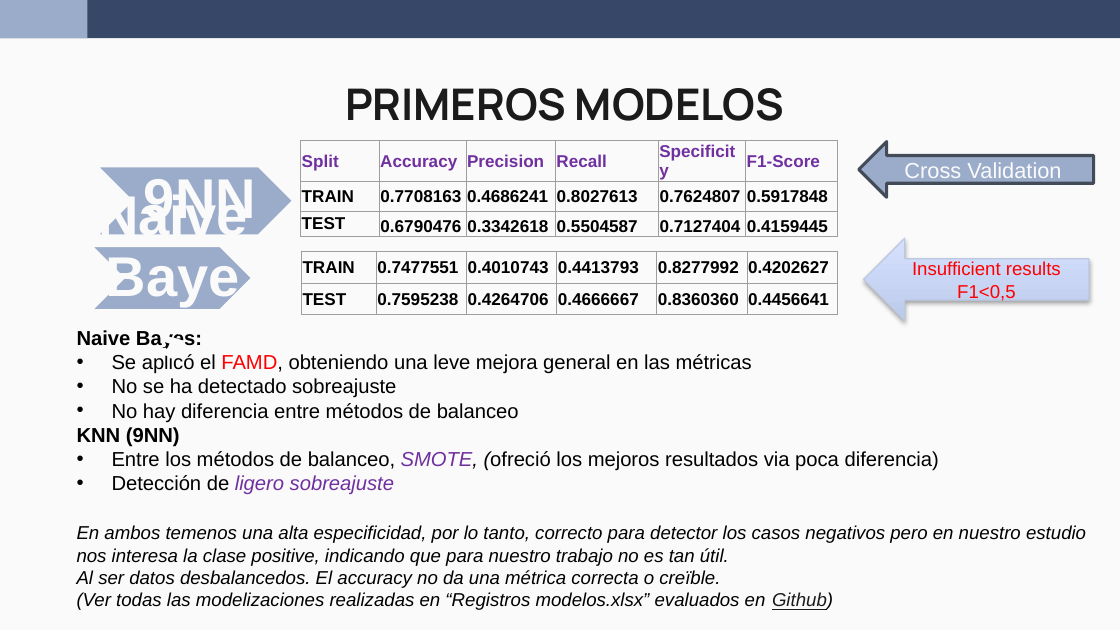
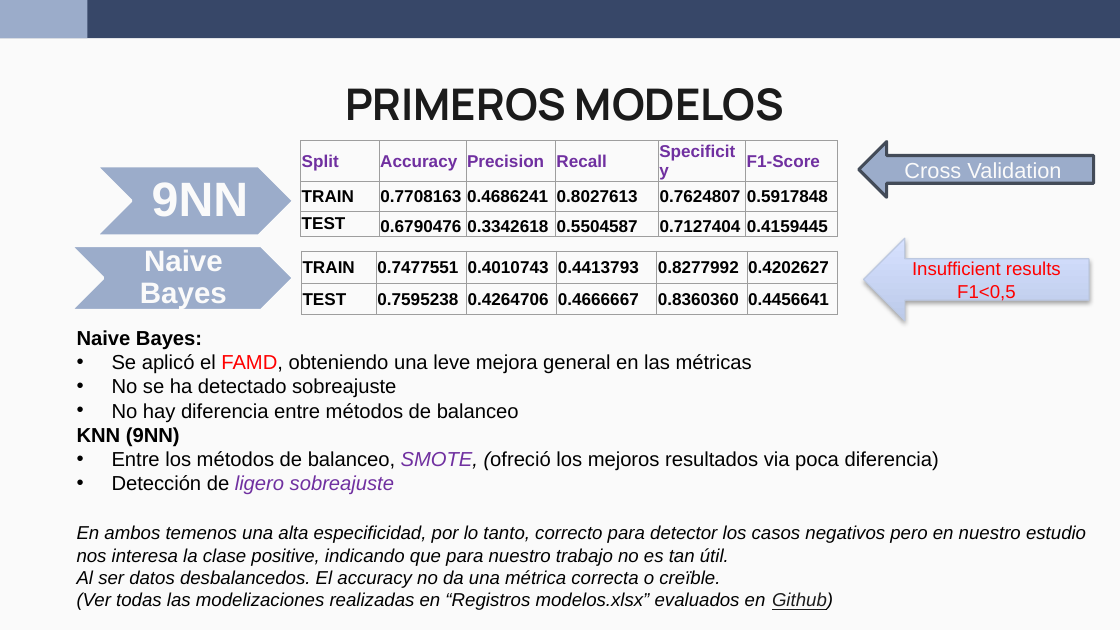
Before and after one commit to wen2111/Mineria, a slide deck: slide 11 of Entrega_2/00.REPORTE/Reporte_Grupo5.pptx. Drawn at 1120x630 pixels with LibreOffice and Linux fonts; fonts in the diff are those of the drawing. Boxes give left, top, right and bottom in pixels: in the first picture for what was removed or moved away, otherwise in the second. Text is boxed around its words. In the diff, an @@ line names an element or a change of style, - is before the commit and + after.

```diff
--- a/Entrega_2/00.REPORTE/Reporte_Grupo5.pptx
+++ b/Entrega_2/00.REPORTE/Reporte_Grupo5.pptx
@@ text "9NN" moved from (x1=144, y1=174, x2=256, y2=228) to (x1=152, y1=182, x2=248, y2=217) @@
@@ text "9NN" at (x1=152, y1=182, x2=248, y2=217): size 36 to 31 pt; less space between paragraphs @@
@@ chevron resized from (x1=91, y1=245, x2=253, y2=310) to (x1=71, y1=245, x2=293, y2=310) @@
@@ text "Naive Bayes" moved from (x1=77, y1=330, x2=202, y2=349) to (x1=140, y1=250, x2=227, y2=309) @@
@@ text "Naive Bayes" at (x1=140, y1=250, x2=227, y2=309): size 36 to 19 pt; less space between paragraphs @@
```
Also in this commit, not shown: 5 other slides changed, 2 slides added, 1 slide removed, 1 other file.
